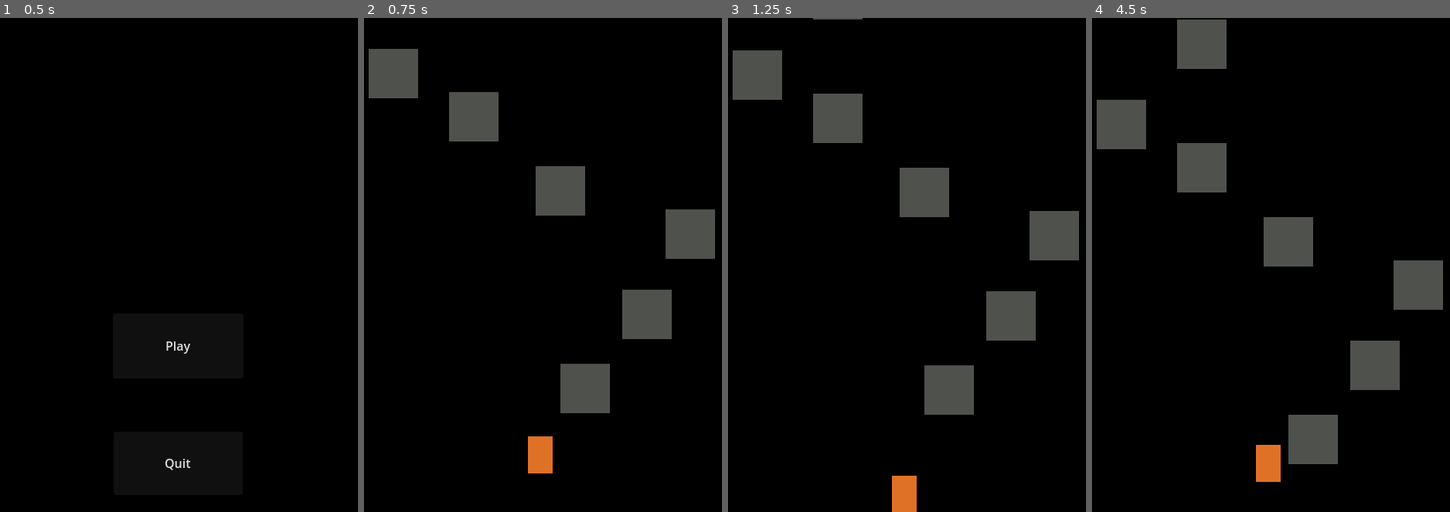
Above: before the commit, frames 1-4 (left to right).
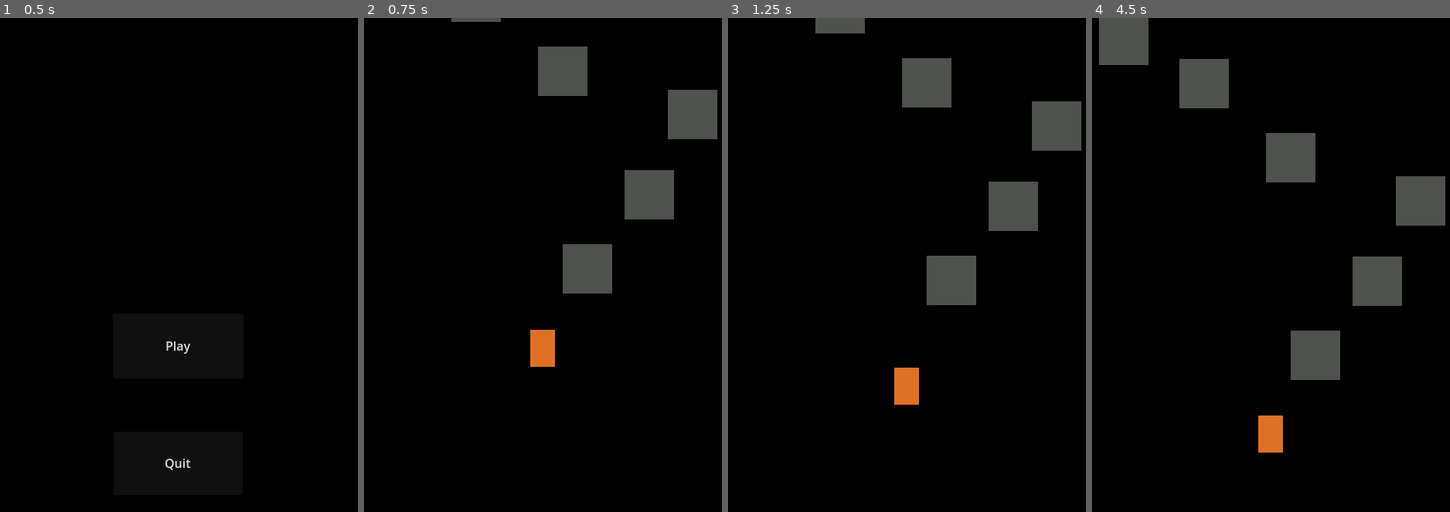
Above: after the commit, the same moments.

Repository: JachymDolezal/game-jam-solo
Game: Godot game, scene res://Menu/menu.tscn
The game is run twice, just before and just after one commit, with the same random seed, the same clock (stepped at 60 frames per second) and the same inputs.
Inputs:
- Up to frame 1 (0.5 s): no input
- Up to frame 2 (0.75 s): click "Play" at 0.5 s
- Up to frame 3 (1.25 s): no input
- Up to frame 4 (4.5 s): hold Right (Arrow_right) 1.28-2.78 s; tap J (Ability) at 1.35, 2.85, 4.35 s; tap Space (Jump) at 1.52, 2.27, 3.77 s; tap Shift (Dash) at 2.1, 3.6 s; hold Left (Arrow_left) 2.78-3.53 s; hold Right (Arrow_right) from 3.53 s (still down)

Frame 1 is identical in both runs. In frame 2, 15% of the frame differs, in the area x 1-99%, y 0-93%; in frame 3, 15%; in frame 4, 18%, in the area x 1-99%, y 0-94%.

Commit message:
add camera and change obstacles to be stationary, add music to menu

Diff:
--- /dev/null
+++ b/Camera2D.gd
@@ -0,0 +1,16 @@
+extends Camera2D
+
+
+
+var scroll_speed = 30  # Adjust the scrolling speed as needed
+
+func _process(delta):
+	# Get the current camera position
+	var current_position = position
+
+	# Move the camera to the right
+	#current_position.x = self.global_position.x
+	current_position.y -= scroll_speed * delta
+
+	# Set the new camera position
+	position = current_position
--- /dev/null
+++ b/Main/main.gd
@@ -0,0 +1,14 @@
+extends Node2D
+@onready var audio = $AudioStreamPlayer
+var Sound = preload("res://Assets/Sounds/Music/MenuSoundtrack.wav")
+
+# Called when the node enters the scene tree for the first time.
+func _ready():
+	pass # Replace with function body.
+
+
+# Called every frame. 'delta' is the elapsed time since the previous frame.
+func _process(delta):
+	if !audio.is_playing():
+		audio.stream = Sound
+		#audio.play()
--- a/Main/main.tscn
+++ b/Main/main.tscn
@@ -1,8 +1,12 @@
-[gd_scene load_steps=6 format=3 uid="uid://bvmij54nu7egf"]
+[gd_scene load_steps=10 format=3 uid="uid://bvmij54nu7egf"]
 
+[ext_resource type="Script" path="res://Main/main.gd" id="1_g4mji"]
 [ext_resource type="PackedScene" uid="uid://cdmssg6gxil4e" path="res://Player.tscn" id="1_neau2"]
 [ext_resource type="PackedScene" uid="uid://bex55oi201ynx" path="res://floor.tscn" id="2_jgu68"]
 [ext_resource type="PackedScene" uid="uid://2kvjleegv40p" path="res://obstacle_1.tscn" id="3_qivix"]
+[ext_resource type="PackedScene" uid="uid://56xkaid6bwv6" path="res://obstaclevertical.tscn" id="4_07cw3"]
+[ext_resource type="PackedScene" uid="uid://btmxu6731vkjv" path="res://obstacle_spawner.tscn" id="6_o5wgd"]
+[ext_resource type="PackedScene" uid="uid://b6oqda2m2kgq5" path="res://window.tscn" id="7_fqq2i"]
 
 [sub_resource type="RectangleShape2D" id="RectangleShape2D_wbkvr"]
 size = Vector2(16, 1152)
@@ -11,9 +15,10 @@
 size = Vector2(8, 1152)
 
 [node name="Main" type="Node2D"]
+script = ExtResource("1_g4mji")
 
 [node name="Player" parent="." instance=ExtResource("1_neau2")]
-position = Vector2(238, 551)
+position = Vector2(238, 568)
 
 [node name="Floor" parent="." instance=ExtResource("2_jgu68")]
 visible = false
@@ -31,28 +36,47 @@
 
 [node name="Obstacle1" parent="." instance=ExtResource("3_qivix")]
 position = Vector2(376, 384)
-gravity_scale = 0.01
+gravity_scale = 0.0
+lock_rotation = false
 
 [node name="RigidBody2D" parent="." instance=ExtResource("3_qivix")]
 position = Vector2(296, 480)
-gravity_scale = 0.01
+inertia = 10.0
+gravity_scale = 0.0
+lock_rotation = false
+freeze_mode = 1
 
 [node name="RigidBody2D2" parent="." instance=ExtResource("3_qivix")]
 position = Vector2(432, 280)
-gravity_scale = 0.01
+freeze = true
 
 [node name="RigidBody2D3" parent="." instance=ExtResource("3_qivix")]
 position = Vector2(264, 224)
-gravity_scale = 0.01
+freeze = true
 
 [node name="RigidBody2D4" parent="." instance=ExtResource("3_qivix")]
 position = Vector2(152, 128)
-gravity_scale = 0.01
+freeze = true
+freeze_mode = 1
 
 [node name="RigidBody2D5" parent="." instance=ExtResource("3_qivix")]
 position = Vector2(48, 72)
-gravity_scale = 0.01
+freeze = true
 
 [node name="RigidBody2D6" parent="." instance=ExtResource("3_qivix")]
 position = Vector2(152, -32)
-gravity_scale = 0.01
+freeze = true
+
+[node name="RigidBody2D7" parent="." instance=ExtResource("3_qivix")]
+position = Vector2(256, -144)
+freeze = true
+
+[node name="ObstacleVertical" parent="." instance=ExtResource("4_07cw3")]
+position = Vector2(136, -360)
+
+[node name="ObstacleSpawner" parent="." instance=ExtResource("6_o5wgd")]
+
+[node name="AudioStreamPlayer" type="AudioStreamPlayer" parent="."]
+
+[node name="Window" parent="." instance=ExtResource("7_fqq2i")]
+position = Vector2(-4, 160)
--- a/Menu/menu.gd
+++ b/Menu/menu.gd
@@ -1,8 +1,18 @@
 extends Node2D
 
+@onready var audio = $AudioStreamPlayer2D
+var Sound = preload("res://Assets/Sounds/Music/MenuSoundtrack.wav")
+
+func _ready():
+	pass
 
 func _on_play_pressed():
 	get_tree().change_scene_to_file("res://Main/main.tscn")
 
 func _on_quit_pressed():
 	get_tree().quit()
+
+func _process(delta):
+	if !audio.is_playing():
+		audio.stream = Sound
+		audio.play()
--- a/Menu/menu.tscn
+++ b/Menu/menu.tscn
@@ -22,5 +22,7 @@
 offset_bottom = 617.0
 text = "Quit"
 
+[node name="AudioStreamPlayer2D" type="AudioStreamPlayer2D" parent="."]
+
 [connection signal="pressed" from="Play" to="." method="_on_play_pressed"]
 [connection signal="pressed" from="Quit" to="." method="_on_quit_pressed"]
--- a/Player.gd
+++ b/Player.gd
@@ -4,13 +4,13 @@
 
 const SPEED = 300.0
 const JUMP_VELOCITY = -400.0
-const dash_duration = 0.25
+const dash_duration = 0.1
 const dash_cooldown = 1.5
-const dash_speed = 500
+const dash_speed = 700
 var dash_pressed = false
 
 # Get the gravity from the project settings to be synced with RigidBody nodes.
-var gravity = ProjectSettings.get_setting("physics/2d/default_gravity")
+var gravity = 1000
 var is_dashing = false
 var dash_ready = true
 var actual_speed = SPEED
--- /dev/null
+++ b/obstacle_spawner.gd
@@ -0,0 +1,15 @@
+extends Node2D
+
+
+const ObstacleNode = preload("res://obstacle_1.tscn")
+const x_lim_min = 0
+const x_lim_max = 480
+@onready var player = get_parent().get_node("Player")
+
+# Called when the node enters the scene tree for the first time.
+func _ready():
+	print(player)
+
+# Called every frame. 'delta' is the elapsed time since the previous frame.
+func _process(delta):
+	pass
--- /dev/null
+++ b/obstacle_spawner.tscn
@@ -0,0 +1,6 @@
+[gd_scene load_steps=2 format=3 uid="uid://btmxu6731vkjv"]
+
+[ext_resource type="Script" path="res://obstacle_spawner.gd" id="1_u2rcp"]
+
+[node name="ObstacleSpawner" type="Node2D"]
+script = ExtResource("1_u2rcp")
--- /dev/null
+++ b/obstaclevertical.tscn
@@ -0,0 +1,26 @@
+[gd_scene load_steps=4 format=3 uid="uid://56xkaid6bwv6"]
+
+[ext_resource type="Script" path="res://obstacle.gd" id="1_404b3"]
+[ext_resource type="Texture2D" uid="uid://cqfpvnb5pfexe" path="res://Assets/Obstacles/obstacle1.png" id="2_l6smw"]
+
+[sub_resource type="RectangleShape2D" id="RectangleShape2D_7vfhj"]
+size = Vector2(64, 192)
+
+[node name="ObstacleVertical" type="RigidBody2D"]
+position = Vector2(-64, 0)
+mass = 0.02
+inertia = 1000.0
+gravity_scale = 0.01
+lock_rotation = true
+freeze = true
+script = ExtResource("1_404b3")
+
+[node name="Despawn" type="Timer" parent="."]
+
+[node name="CollisionShape2D" type="CollisionShape2D" parent="."]
+shape = SubResource("RectangleShape2D_7vfhj")
+
+[node name="Sprite2D" type="Sprite2D" parent="."]
+position = Vector2(0, -3.8147e-06)
+scale = Vector2(1, 3)
+texture = ExtResource("2_l6smw")
--- /dev/null
+++ b/window.tscn
@@ -0,0 +1,20 @@
+[gd_scene load_steps=3 format=3 uid="uid://b6oqda2m2kgq5"]
+
+[ext_resource type="Script" path="res://Camera2D.gd" id="1_n1o25"]
+
+[sub_resource type="RectangleShape2D" id="RectangleShape2D_kt1n2"]
+size = Vector2(506, 658)
+
+[node name="Window" type="Node2D"]
+
+[node name="Camera2D" type="Camera2D" parent="."]
+position = Vector2(241, 320)
+script = ExtResource("1_n1o25")
+
+[node name="Area2D" type="Area2D" parent="."]
+
+[node name="CollisionShape2D" type="CollisionShape2D" parent="Area2D"]
+position = Vector2(243, 319)
+shape = SubResource("RectangleShape2D_kt1n2")
+
+[connection signal="body_exited" from="Area2D" to="Camera2D" method="_on_area_2d_body_exited"]
Not shown, added: Assets/Sounds/Music/MenuSoundtrack.wav.import
Not shown, added: Assets/Sounds/Music/MenuSoundtrack.wav
Not shown, changed: README.md
